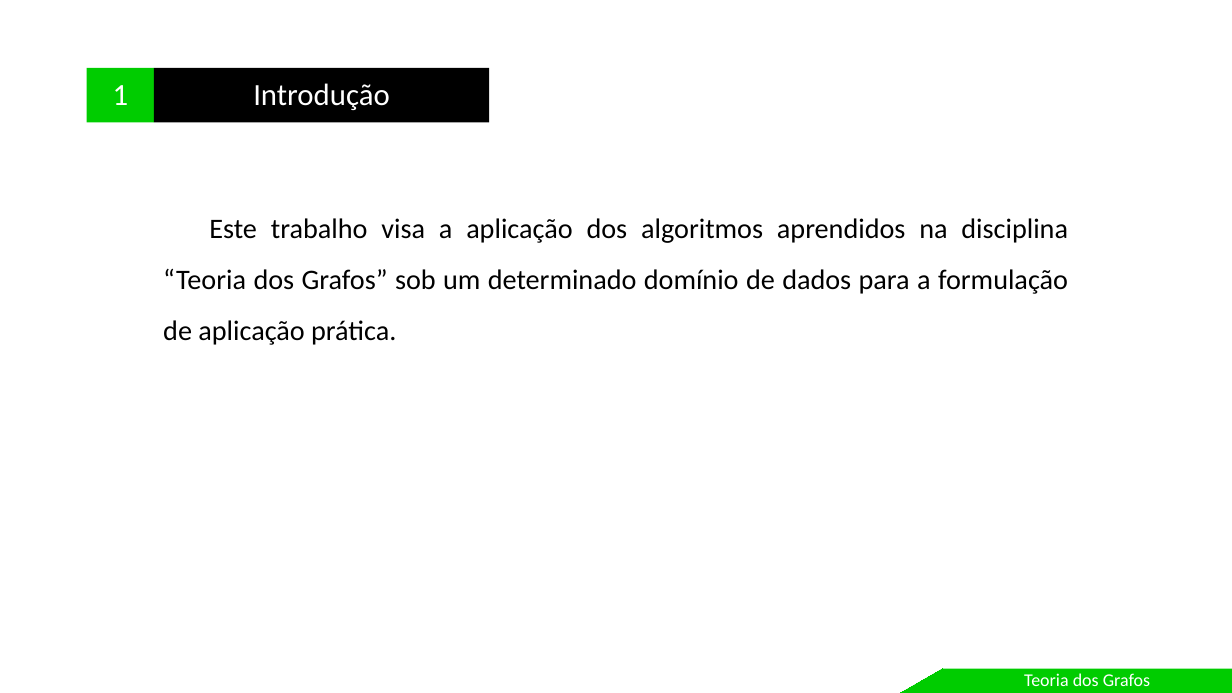
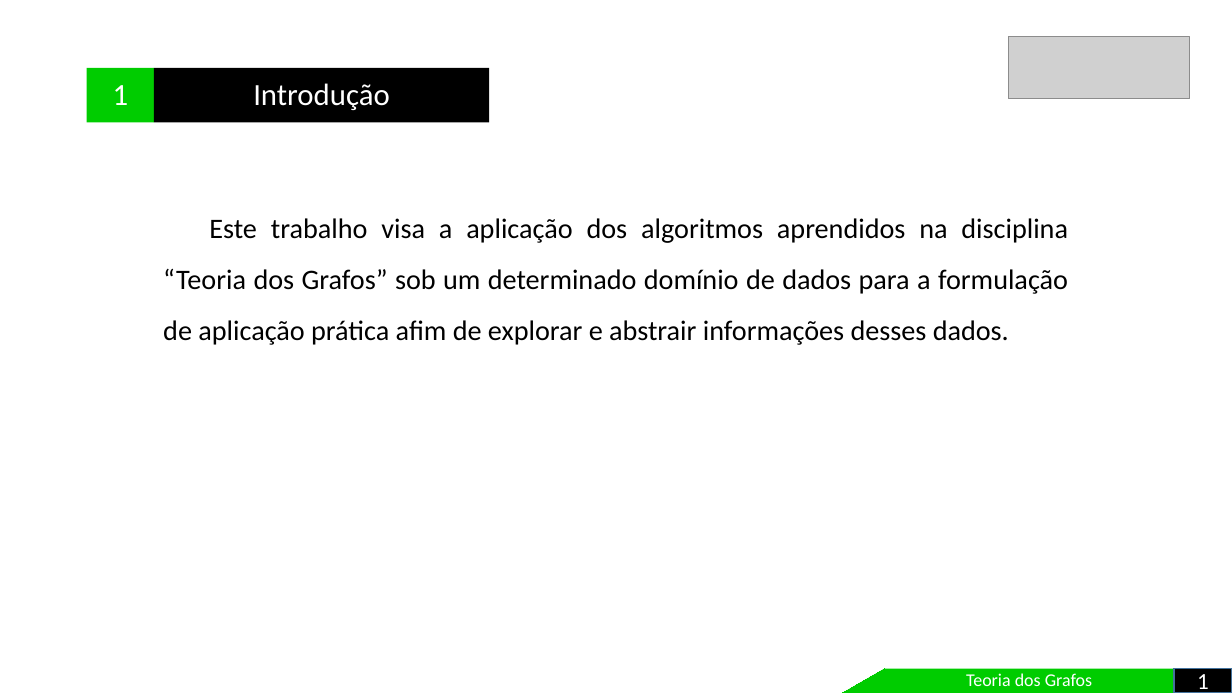
Before and after one commit to leandroungari/fctpp-grafos-sistema, a slide deck: slide 2 of apresentacao/Apresentacao.pptx. Drawn at 1232x693 pixels with LibreOffice and Linux fonts; fonts in the diff are those of the drawing; grey boxes stand for pictures. Boxes give left, top, right and bottom in pixels: in the first picture for what was removed or moved away, otherwise in the second. Text is boxed around its words. In the diff, an @@ line names an element or a change of style, - is before the commit and + after.

```diff
--- a/apresentacao/Apresentacao.pptx
+++ b/apresentacao/Apresentacao.pptx
@@ picture added at box(1008, 37, 1189, 99) @@
@@ subtitle at box(163, 218, 1068, 345): text changed @@
-Este trabalho visa a aplicação dos algoritmos aprendidos na disciplina “Teoria dos Grafos” sob um determinado domínio de dados para a formulação de aplicação prática.
+Este trabalho visa a aplicação dos algoritmos aprendidos na disciplina “Teoria dos Grafos” sob um determinado domínio de dados para a formulação de aplicação prática afim de explorar e abstrair informações desses dados.
@@ freeform shape: place and size @@
-freeform shape at box(900, 669, 943, 693)
+freeform shape at box(843, 669, 885, 693)
@@ rectangle "Teoria dos Grafos": place and size @@
-rectangle "Teoria dos Grafos" at box(943, 669, 1232, 693)
+rectangle "Teoria dos Grafos" at box(884, 669, 1174, 693)
@@ rectangle added at box(1175, 669, 1232, 693), fill #000000, outline #43739E 1 pt, 18 pt, text #FFFFFF @@
+1
```
Also in this commit, not shown: 17 other slides changed, 1 slide added, 2 slides removed.
